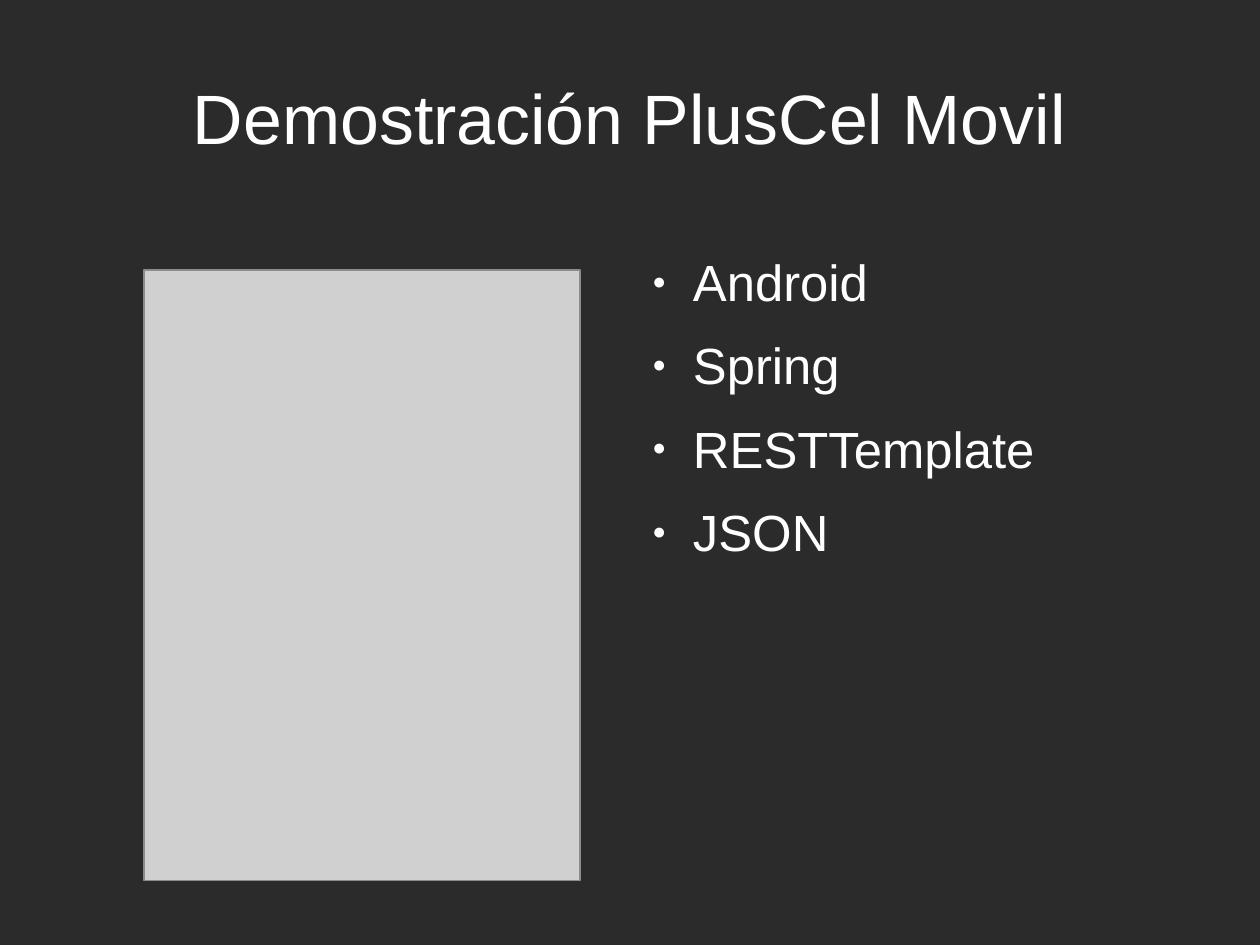
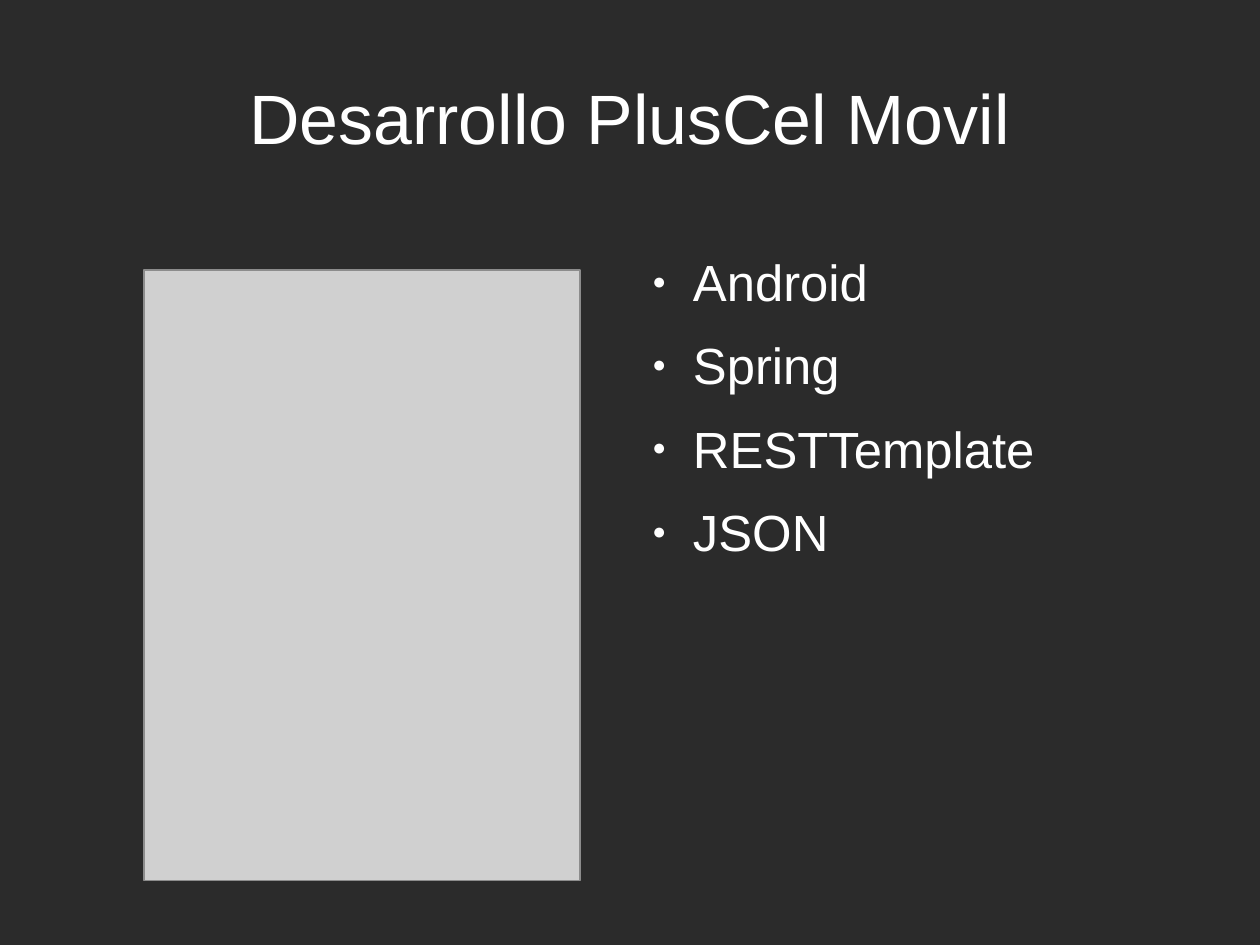
Before and after one commit to PlusCel/PlusCel, a slide deck: slide 13 of presentacion/PresentacionFinal.odp (slide 15 before the commit). Drawn at 1260x945 pixels with LibreOffice and Linux fonts; fonts in the diff are those of the drawing; grey boxes stand for pictures; background and template pictures are left out; a plain dark background stands for a picture behind light text. Boxes give left, top, right and bottom in pixels: in the first picture for what was removed or moved away, otherwise in the second. Text is boxed around its words. In the diff, an @@ line names an element or a change of style, - is before the commit and + after.

```diff
--- a/presentacion/PresentacionFinal.odp
+++ b/presentacion/PresentacionFinal.odp
@@ title at [249,93,1010,145]: text changed @@
-Demostración PlusCel Movil
+Desarrollo PlusCel Movil
```
Also in this commit, not shown: 5 other slides changed, 1 slide removed, 1 other file.
